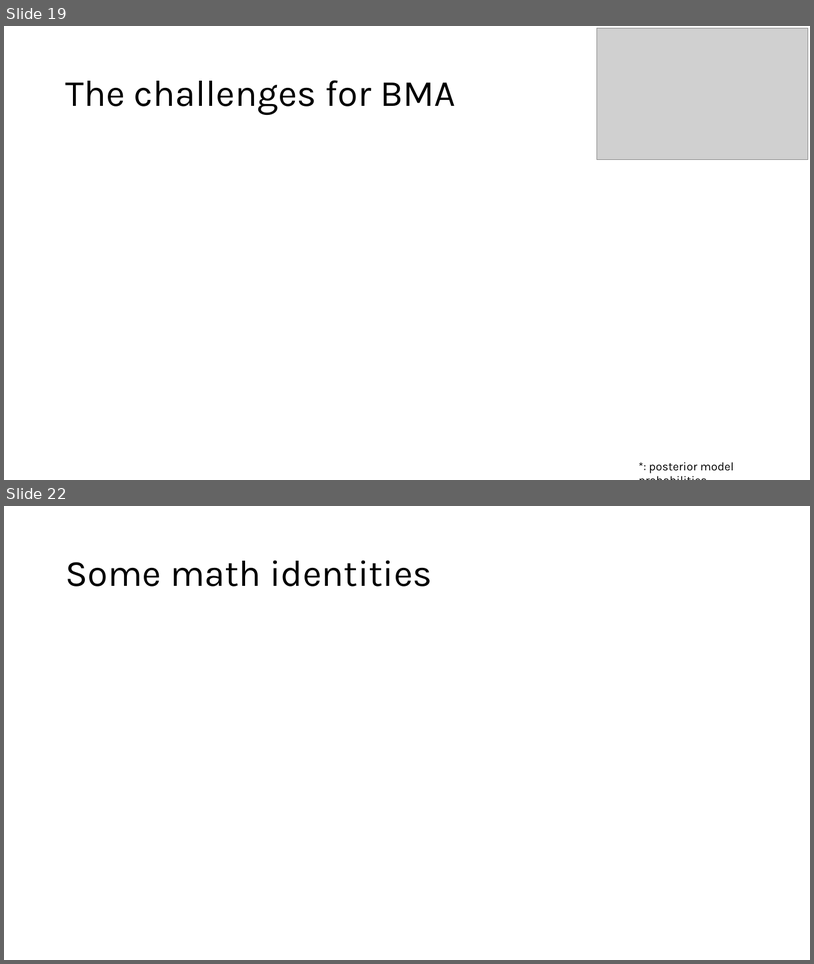
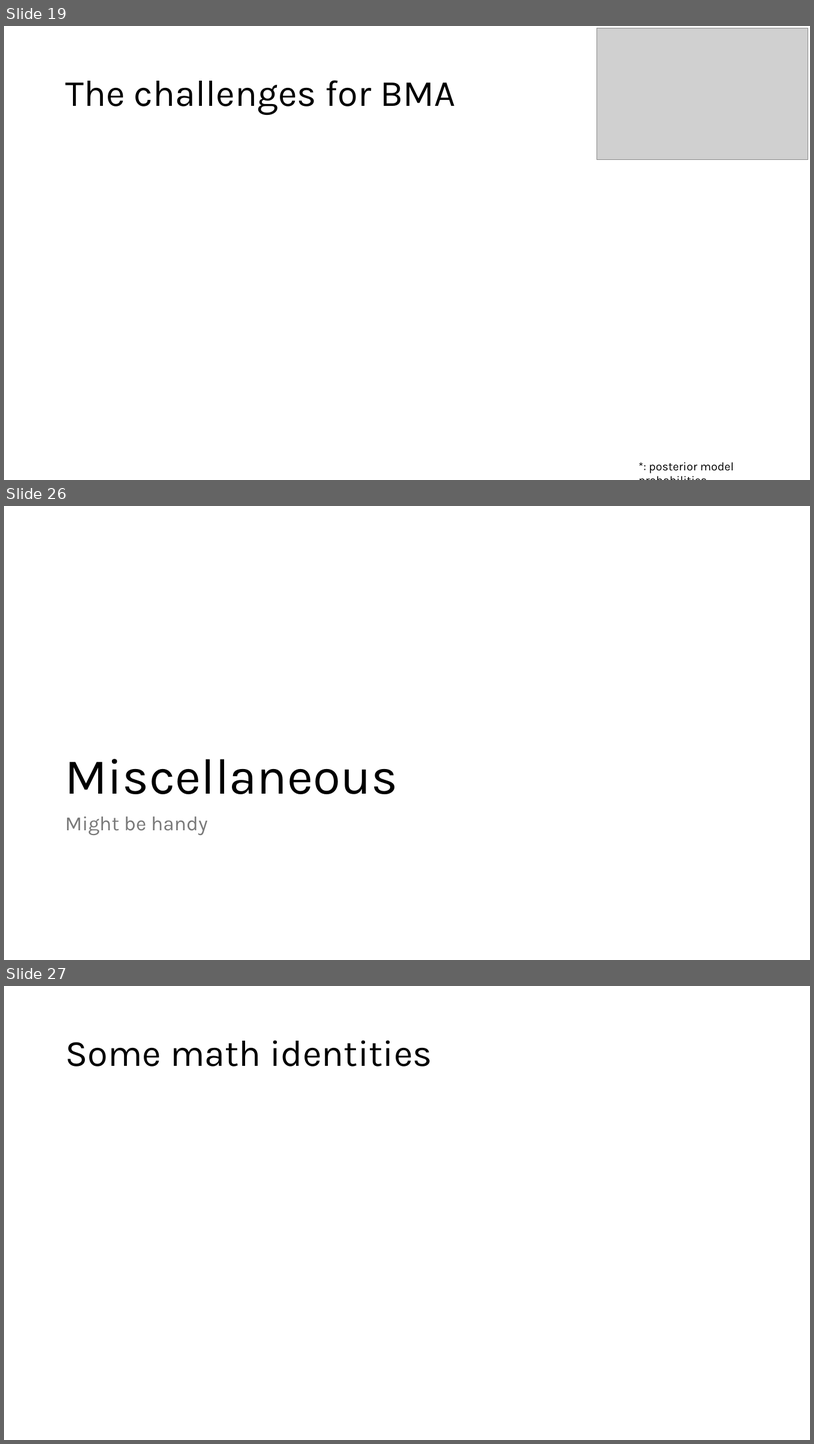
Before and after one commit to UncertaintyInComplexSystems/BMA_Workshop, a slide deck: BMA workshop intro lecture.pptx. Shown one above the other, each under a label of ours: slides 19 and 22 before the commit, slides 19, 26 and 27 after it; the slides between them are not shown. The pictures are 814x964 and 814x1444 pixels, drawn with LibreOffice and Linux fonts; fonts in the diff are those of the drawing; grey boxes stand for pictures. Boxes give left, top, right and bottom in pixels: in the first picture for what was removed or moved away, otherwise in the second. Text is boxed around its words. In the diff, an @@ line names an element or a change of style, - is before the commit and + after.

```diff
--- a/BMA workshop intro lecture.pptx
+++ b/BMA workshop intro lecture.pptx
@@ slide 26 added at (x1=4, y1=506, x2=810, y2=960), background #FFFFFF @@
@@ title added at (x1=65, y1=759, x2=398, y2=794), 60 pt, text #000000 @@
+Miscellaneous
@@ text added at (x1=65, y1=816, x2=208, y2=835), 24 pt, text #797979 @@
+Might be handy
@@ what was slide 22 is now slide 27 @@
```
Also in this commit, not shown: 1 slide changed, 5 other slides added, 1 slide removed.
